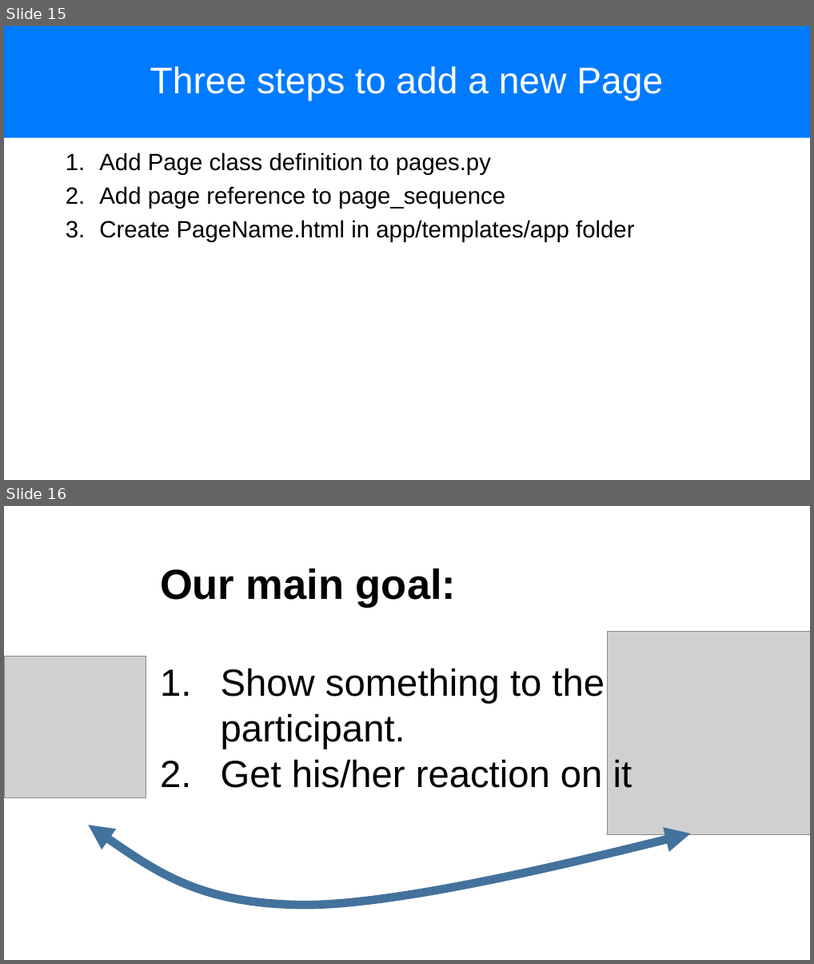
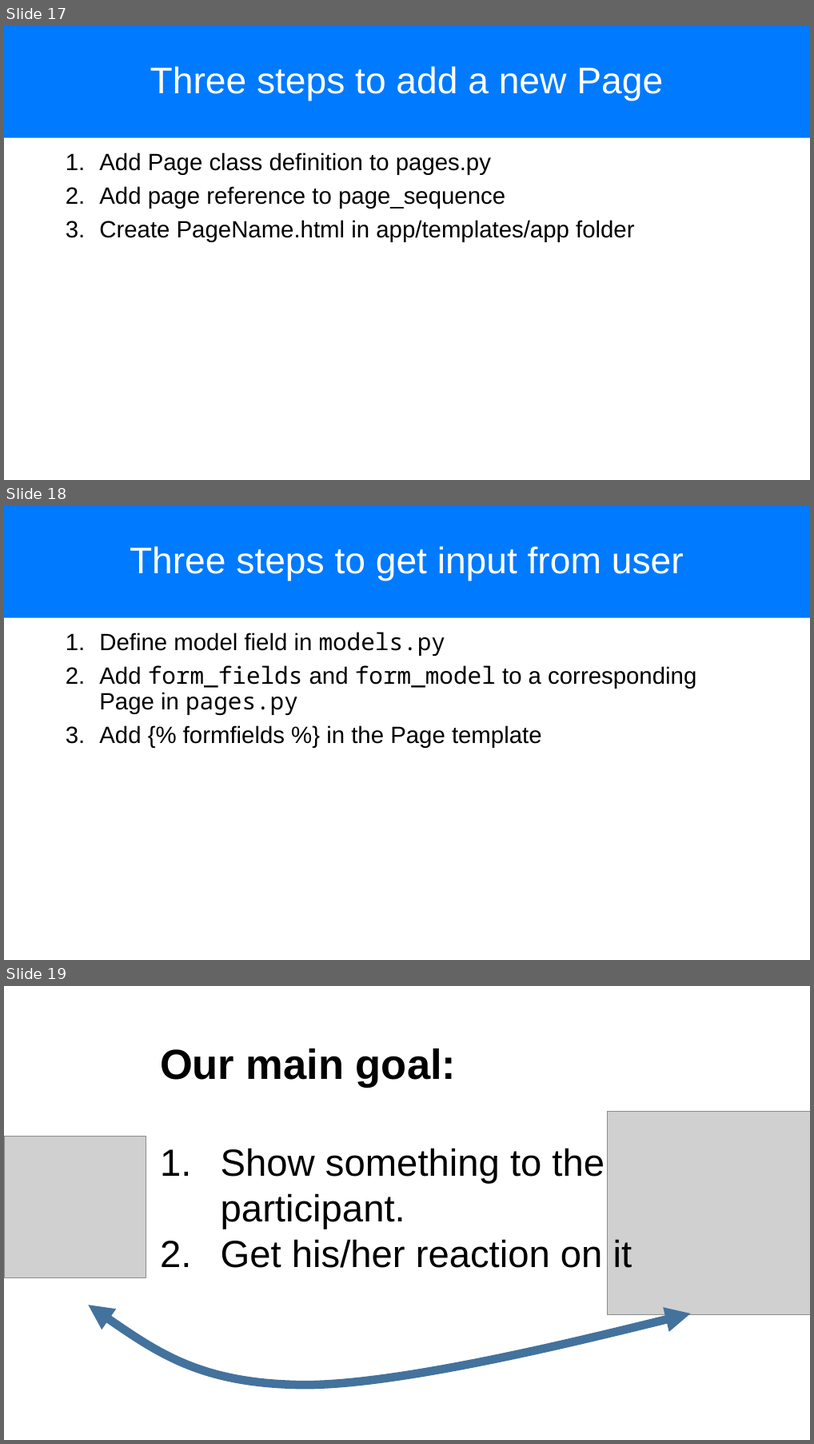
Before and after one commit to chapkovski/uncertainty-summer-school, a slide deck: presentations/frankfurt_july_2019 day1.pptx. Shown one above the other, each under a label of ours: slides 15 and 16 before the commit, slides 17, 18 and 19 after it. The pictures are 814x964 and 814x1444 pixels, drawn with LibreOffice and Linux fonts; fonts in the diff are those of the drawing; grey boxes stand for pictures. Boxes give left, top, right and bottom in pixels: in the first picture for what was removed or moved away, otherwise in the second. Text is boxed around its words. In the diff, an @@ line names an element or a change of style, - is before the commit and + after.

```diff
--- a/presentations/frankfurt_july_2019 day1.pptx
+++ b/presentations/frankfurt_july_2019 day1.pptx
@@ slide 18 added at (x1=4, y1=506, x2=810, y2=960), background #FFFFFF @@
@@ title added at (x1=4, y1=506, x2=810, y2=618), fill #007AFF, 44 pt, text #FFFFFF @@
+Three steps to get input from user
@@ text added at (x1=99, y1=632, x2=697, y2=748), 28 pt, text #000000 @@
+1. Define model field in models.py
+2. Add form_fields and form_model to a corresponding Page in pages.py
+3. Add {% formfields %} in the Page template
@@ what was slide 15 is now slide 17 @@
@@ what was slide 16 is now slide 19 @@
```
Also in this commit, not shown: 2 other slides added, 1 other file.
